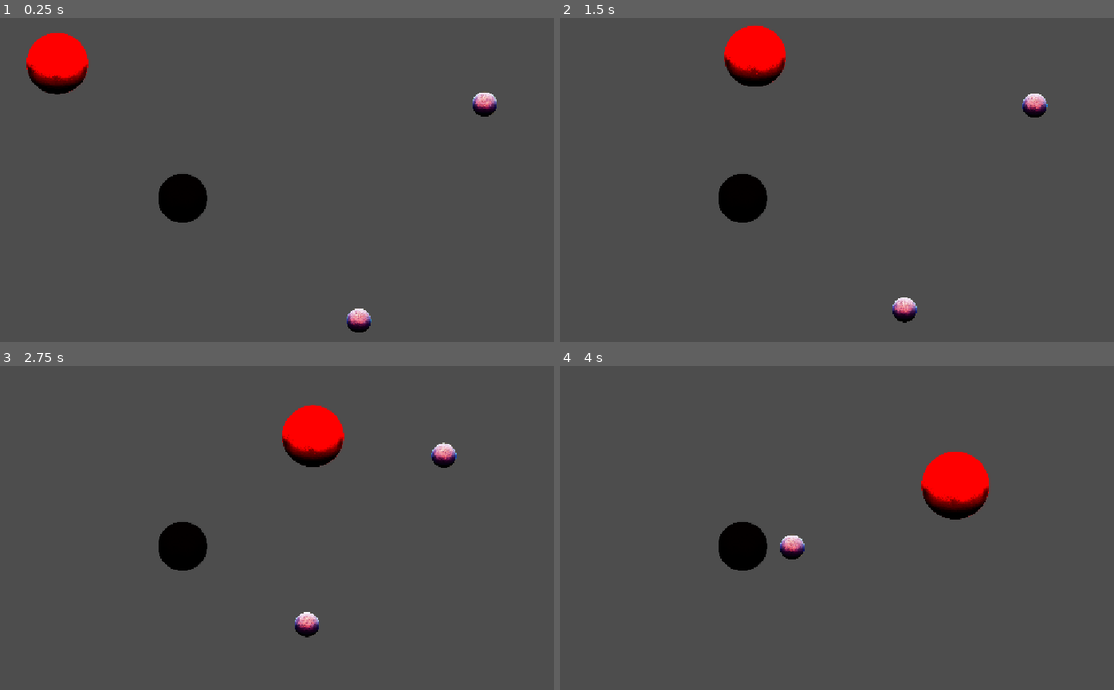
Above: before the commit, frames 1-4 (two rows, left to right).
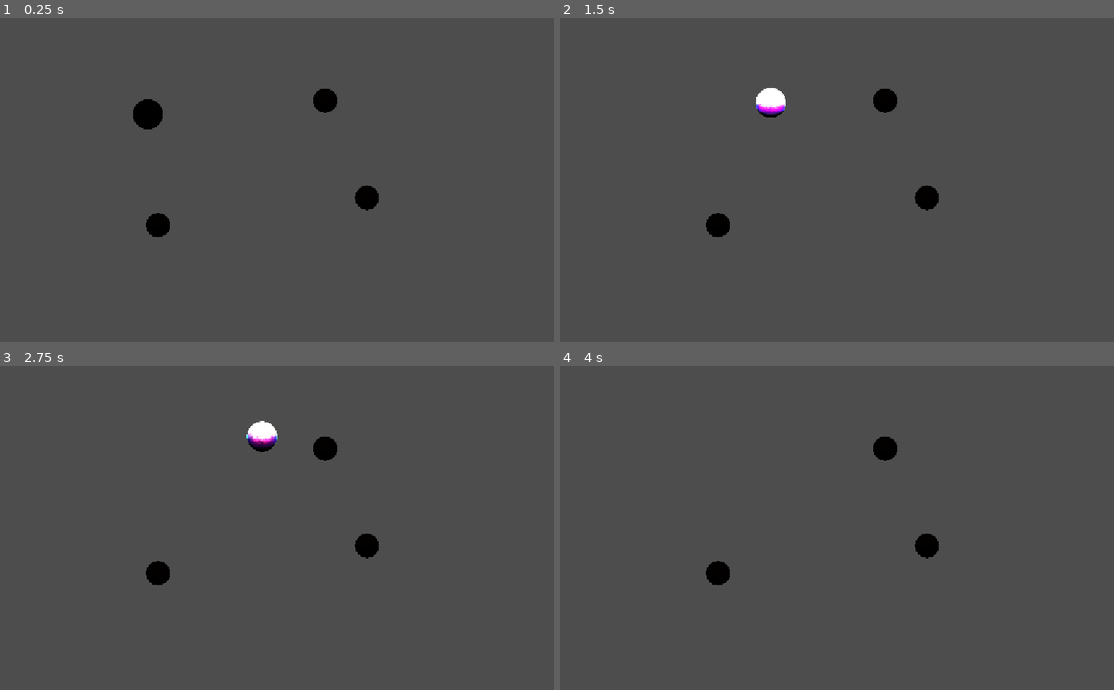
Above: after the commit, the same moments.

Repository: jandabrowski125/shift-hole
Game: Godot game, scene res://scenes/test_arena.tscn
Same seed, same stepped clock (60 frames per second), same inputs: the game is played once before the commit and once after it.
Inputs:
- Up to frame 1 (0.25 s): no input
- Up to frame 2 (1.5 s): hold Shift (shift, bound only after the commit) 0.53-1.28 s; tap Shift (shift, bound only after the commit) at 1.35 s
- Up to frame 3 (2.75 s): hold Shift (shift, bound only after the commit) from 2.03 s (still down)
- Up to frame 4 (4 s): release Shift (shift, bound only after the commit) at 2.78 s; tap Shift (shift, bound only after the commit) at 2.85 s; hold Shift (shift, bound only after the commit) from 3.53 s (still down)

The runs differ from the first frame. In frame 1, 4.4% of the frame differs, in the area x 4-90%, y 4-98%; in frame 2, 4.4%, in the area x 26-89%, y 2-95%; in frame 3, 4.2%; in frame 4, 4.1%.

Commit message:
feat: shift white-black hole

Diff:
--- a/project.godot
+++ b/project.godot
@@ -25,6 +25,14 @@
 version_control/plugin_name="GitPlugin"
 version_control/autoload_on_startup=true
 
+[input]
+
+shift={
+"deadzone": 0.2,
+"events": [Object(InputEventKey,"resource_local_to_scene":false,"resource_name":"","device":16,"window_id":0,"alt_pressed":false,"shift_pressed":false,"ctrl_pressed":false,"meta_pressed":false,"pressed":false,"keycode":4194325,"physical_keycode":0,"key_label":0,"unicode":0,"location":0,"echo":false,"script":null)
+]
+}
+
 [physics]
 
 3d/physics_engine="Jolt Physics"
--- a/scenes/scene_elements/player.tscn
+++ b/scenes/scene_elements/player.tscn
@@ -17,11 +17,12 @@
 script = ExtResource("1_dvmro")
 
 [node name="Sprite2D" type="Sprite2D" parent="." unique_id=1109438795]
-modulate = Color(5.7219377, 0, 0, 1)
+modulate = Color(0.00027977204, 0.00027977204, 0.00027977204, 1)
 scale = Vector2(0.075, 0.075)
 texture = ExtResource("1_pok6h")
 
 [node name="CollisionTrigger" type="Area2D" parent="." unique_id=80762426]
+visible = false
 collision_layer = 2
 collision_mask = 2
 input_pickable = false
@@ -45,6 +46,7 @@
 debug_color = Color(0.015592533, 0.014397634, 0.017621012, 0.41960785)
 
 [node name="CollisionShape2D" type="CollisionShape2D" parent="." unique_id=380145062]
+visible = false
 shape = SubResource("CircleShape2D_88rhy")
 
 [connection signal="body_entered" from="CollisionTrigger" to="." method="_on_collision_trigger_body_entered"]
--- a/scenes/test_arena.tscn
+++ b/scenes/test_arena.tscn
@@ -1,21 +1,14 @@
 [gd_scene format=3 uid="uid://m7igh4attb1"]
 
 [ext_resource type="PackedScene" uid="uid://dxho1h5kuf7kf" path="res://scenes/scene_elements/player.tscn" id="1_egl6x"]
-[ext_resource type="PackedScene" uid="uid://d1fb6l57sxg4d" path="res://scenes/scene_elements/planet.tscn" id="2_og1mu"]
 [ext_resource type="PackedScene" uid="uid://i8ucdg1y72yq" path="res://scenes/scene_elements/static_celestial.tscn" id="3_xjnh2"]
 
 [node name="TestArena" type="Node2D" unique_id=109389340]
 
 [node name="Camera2D" type="Camera2D" parent="." unique_id=778244290]
+zoom = Vector2(0.49, 0.49)
 
 [node name="Planets" type="Node" parent="." unique_id=1667924499]
-
-[node name="Planet1" parent="Planets" unique_id=146977182 instance=ExtResource("2_og1mu")]
-position = Vector2(451, -106)
-mass = 10.0
-
-[node name="Planet2" parent="Planets" unique_id=851073145 instance=ExtResource("2_og1mu")]
-position = Vector2(224, 286)
 
 [node name="Player" parent="." unique_id=1358009626 instance=ExtResource("1_egl6x")]
 position = Vector2(-368, -171)
@@ -23,4 +16,10 @@
 startVelocityY = -40.0
 
 [node name="StaticCelestial" parent="." unique_id=1448866130 instance=ExtResource("3_xjnh2")]
-position = Vector2(-95, 64)
+position = Vector2(332, -230)
+
+[node name="StaticCelestial2" parent="." unique_id=1278778477 instance=ExtResource("3_xjnh2")]
+position = Vector2(486, 129)
+
+[node name="StaticCelestial3" parent="." unique_id=874741662 instance=ExtResource("3_xjnh2")]
+position = Vector2(-284, 230)
--- a/scripts/player.gd
+++ b/scripts/player.gd
@@ -1,6 +1,19 @@
 extends RigidBody2D
 
 const GRAVITY = 9.81
+var isBlack = true
+
+@export var switchDuration: float = 1:
+	set(value):
+		switchDuration = value
+
+@export var maxColorIntensity: float = 10:
+	set(value):
+		maxColorIntensity = value
+
+var currSwitchTime: float = 0
+var isSwitching: bool = false
+var colorSwitchStep: float = maxColorIntensity/switchDuration
 
 @export var startVelocityX: float = 0:
 	set(value):
@@ -16,7 +29,9 @@
 
 # Called every frame. 'delta' is the elapsed time since the previous frame.
 func _process(delta: float) -> void:
-	pass
+	if isSwitching: _shift_color(delta)
+
+
 
 
 func _on_collision_trigger_body_entered(body: Node2D) -> void:
@@ -28,3 +43,26 @@
 		$GravityArea2D.gravity = self.mass * GRAVITY
 		print("Player mass increased by ", body.mass)
 		body.queue_free()
+
+func _shift_color(delta: float):
+	currSwitchTime += delta
+	print(currSwitchTime)
+	if currSwitchTime >= switchDuration:
+		#switch zakonczony
+		#upewniam sie ze jestem w kolorze ktory chce:
+		var c = int(!isBlack) * maxColorIntensity
+		$Sprite2D.modulate = Color(c,c,c)
+		currSwitchTime = 0
+		isSwitching = false
+		return
+	var newIntensity = $Sprite2D.modulate.r + (1 - 2*int(isBlack)) * colorSwitchStep*delta
+	$Sprite2D.modulate = Color(newIntensity,newIntensity,newIntensity)
+
+func _input(event):
+	if event.is_action_pressed("shift"):
+		print("Shifting started")
+		if !isSwitching:
+			isBlack = !isBlack
+			isSwitching = true
+			self.gravity_scale *= -1
+			$GravityArea2D.gravity *= -1
